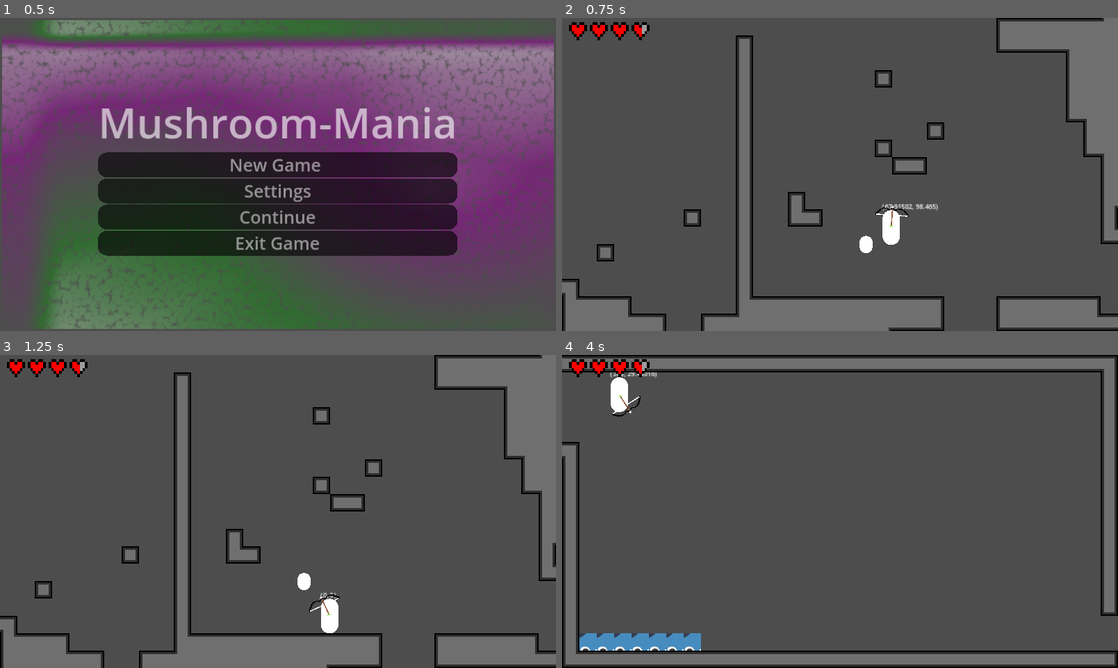
Above: before the commit, frames 1-4 (two rows, left to right).
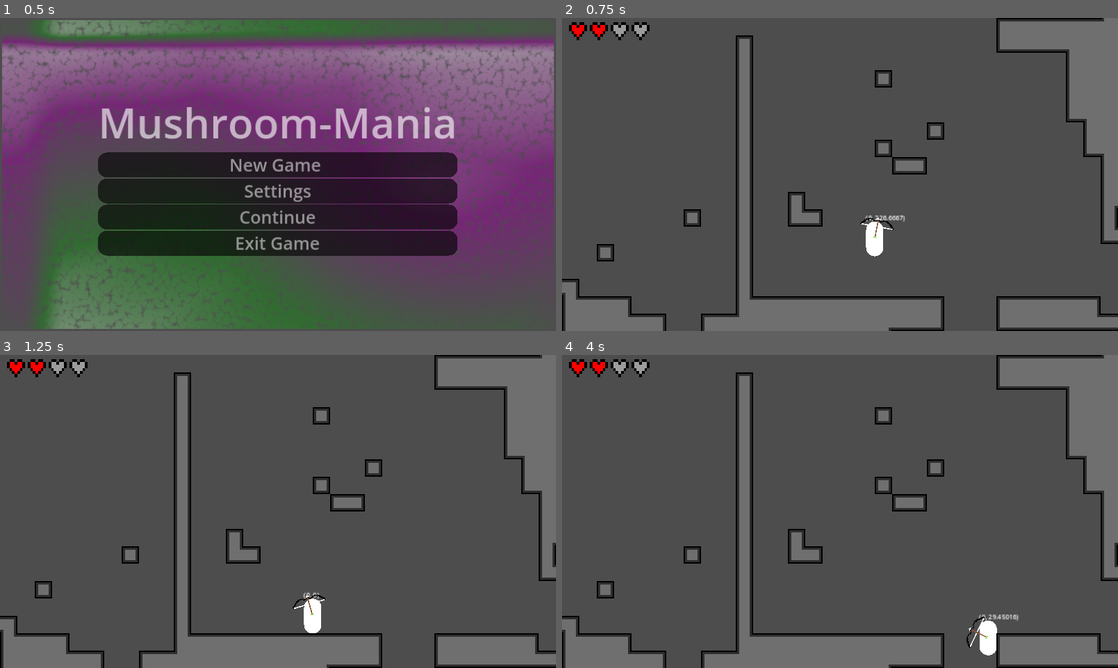
Above: after the commit, the same moments.

Repository: olvior/mushroom-mania
Game: Godot game, scene res://GUI/mainmenu/main_menu.tscn
Two runs of this game, one before a commit and one after it. Both use one fixed random seed, a clock stepped at 60 frames per second and the inputs below.
Inputs (mouse positions are in pixels of both pictures, inside the frame that each line leads up to):
- Up to frame 1 (0.5 s): no input
- Up to frame 2 (0.75 s): click "New Game" at 0.5 s
- Up to frame 3 (1.25 s): no input
- Up to frame 4 (4 s): move the mouse to (962, 495) at 1.27 s; hold Right (right) 1.28-2.78 s; tap X (attack) at 1.35, 3.6 s; tap Z (jump) at 1.52, 2.27, 3.77 s; move the mouse to (728, 527) at 2.02 s; click (728, 527) at 2.1 s; move the mouse to (895, 442) at 2.77 s; hold Left (left) 2.78-3.53 s; tap C (dash) at 2.85 s; move the mouse to (812, 574) at 3.52 s; hold Right (right) from 3.53 s (still down)

Frame 1 is identical in both runs. In frame 2, 0.9% of the frame differs, in the area x 9-68%, y 2-77%; in frame 3, 0.9%; in frame 4, 22%, in the area x 0-100%, y 0-100%.
Error before the commit: Invalid access to property or key 'tilemap' on a base object of type 'Node2D'. (res://enemies/test/enemy.gd:12)

Commit message:
Removed enemies from the test area

Diff:
--- a/leveldesign/areas/main.tscn
+++ b/leveldesign/areas/main.tscn
@@ -1,10 +1,9 @@
-[gd_scene load_steps=16 format=3 uid="uid://dosujao4td2re"]
+[gd_scene load_steps=15 format=3 uid="uid://dosujao4td2re"]
 
 [ext_resource type="Script" path="res://leveldesign/parts/scripts/game_area.gd" id="1_mmxf3"]
 [ext_resource type="TileSet" uid="uid://bcvju3o4jb0f7" path="res://leveldesign/parts/tilesetguess.tres" id="2_v4pqd"]
 [ext_resource type="PackedScene" uid="uid://mhde166tqnkv" path="res://leveldesign/parts/tscns/room.tscn" id="3_igxcv"]
 [ext_resource type="PackedScene" uid="uid://cntyuqtcfn8vb" path="res://leveldesign/parts/tscns/spawnarea.tscn" id="4_1yr3q"]
-[ext_resource type="PackedScene" uid="uid://jadcj6b4c4ra" path="res://enemies/test/enemy.tscn" id="8_4bev2"]
 [ext_resource type="PackedScene" uid="uid://e0nl02o840n2" path="res://leveldesign/parts/tscns/exit.tscn" id="9_36dki"]
 
 [sub_resource type="RectangleShape2D" id="RectangleShape2D_8jsa4"]
@@ -132,15 +131,6 @@
 [node name="Node2D" type="Node2D" parent="Room6/Spawn area2"]
 position = Vector2(0, 34)
 
-[node name="Enemt" parent="." instance=ExtResource("8_4bev2")]
-position = Vector2(-3479, -698)
-
-[node name="enemyr2" parent="." instance=ExtResource("8_4bev2")]
-position = Vector2(-1035, -485)
-
-[node name="enemyr3" parent="." instance=ExtResource("8_4bev2")]
-position = Vector2(-16, 33)
-
 [node name="exit_bl" parent="." node_paths=PackedStringArray("spawn_loc") instance=ExtResource("9_36dki")]
 position = Vector2(1488, 514)
 name_id = &"exit_bl"
